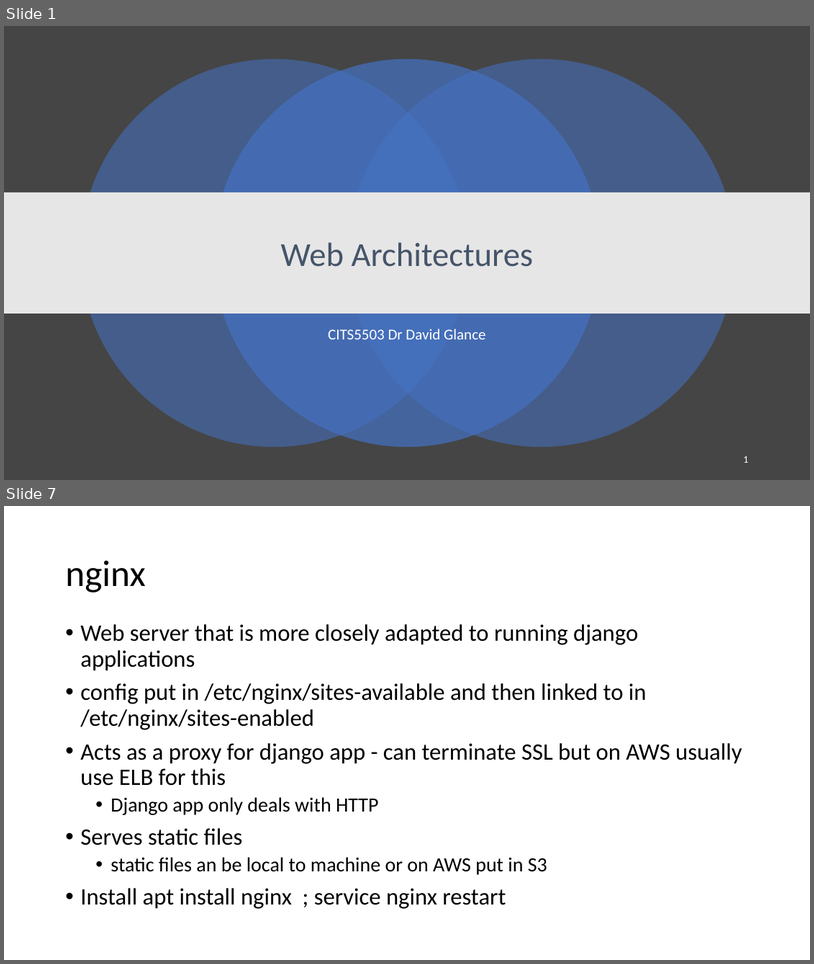
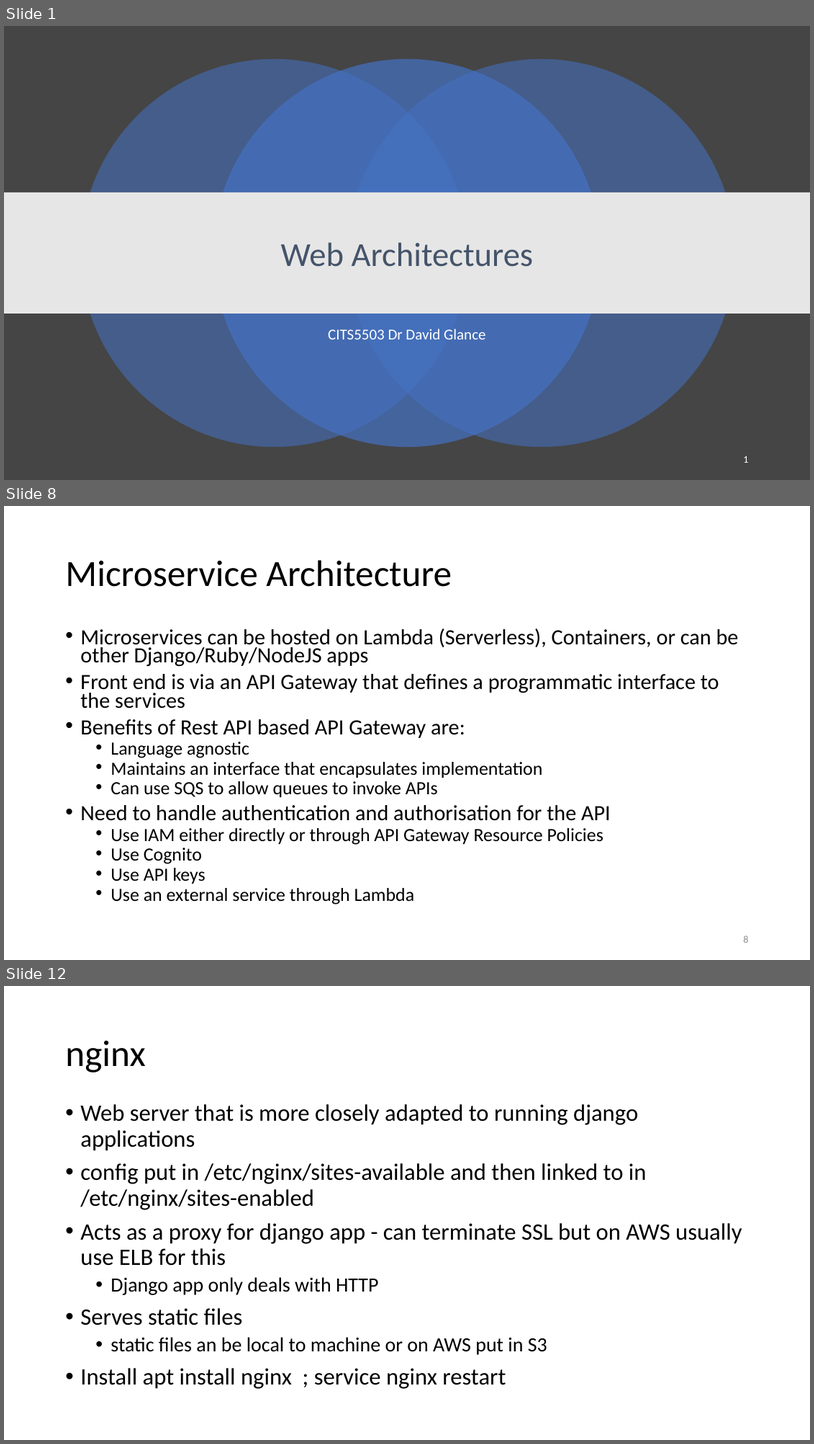
Before and after one commit to uwacsp/cits5503, a slide deck: Lectures/CITS5503WebArchitecture.pptx. Shown one above the other, each under a label of ours: slides 1 and 7 before the commit, slides 1, 8 and 12 after it; the slides between them are not shown. The pictures are 814x964 and 814x1444 pixels, drawn with LibreOffice and Linux fonts; fonts in the diff are those of the drawing. Boxes give left, top, right and bottom in pixels: in the first picture for what was removed or moved away, otherwise in the second. Text is boxed around its words. In the diff, an @@ line names an element or a change of style, - is before the commit and + after.

Commit message:
updated Web Architecture Lecture

```diff
--- a/Lectures/CITS5503WebArchitecture.pptx
+++ b/Lectures/CITS5503WebArchitecture.pptx
@@ slide 8 added at bbox=[4, 506, 810, 960], background #FFFFFF @@
@@ title added at bbox=[65, 560, 452, 587], 44 pt, text #000000 @@
+Microservice Architecture
@@ text added at bbox=[80, 628, 739, 904], 25.9 pt, text #000000 @@
+• Microservices can be hosted on Lambda (Serverless), Containers, or can be other Django/Ruby/NodeJS apps
+• Front end is via an API Gateway that defines a programmatic interface to the services
+• Benefits of Rest API based API Gateway are:
+  • Language agnostic
+  • Maintains an interface that encapsulates implementation
+  • Can use SQS to allow queues to invoke APIs
+• Need to handle authentication and authorisation for the API
+  • Use IAM either directly or through API Gateway Resource Policies
+  • Use Cognito
+  • Use API keys
+  • Use an external service through Lambda
@@ page number added at bbox=[743, 935, 748, 942], 12 pt, text #8C8C8C @@
+8
@@ what was slide 7 is now slide 12 @@
```
Also in this commit, not shown: 8 slides changed, 13 other slides added, 5 slides removed, 1 other file.
